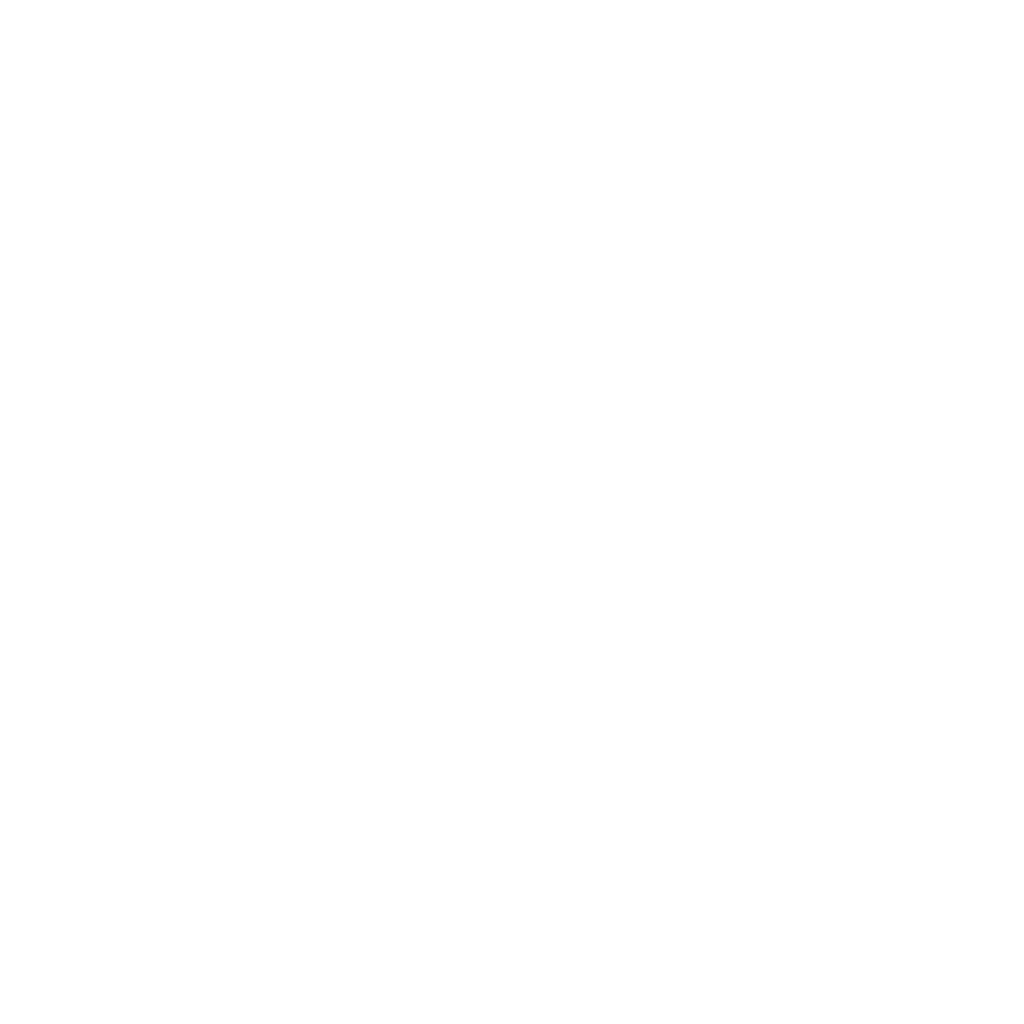
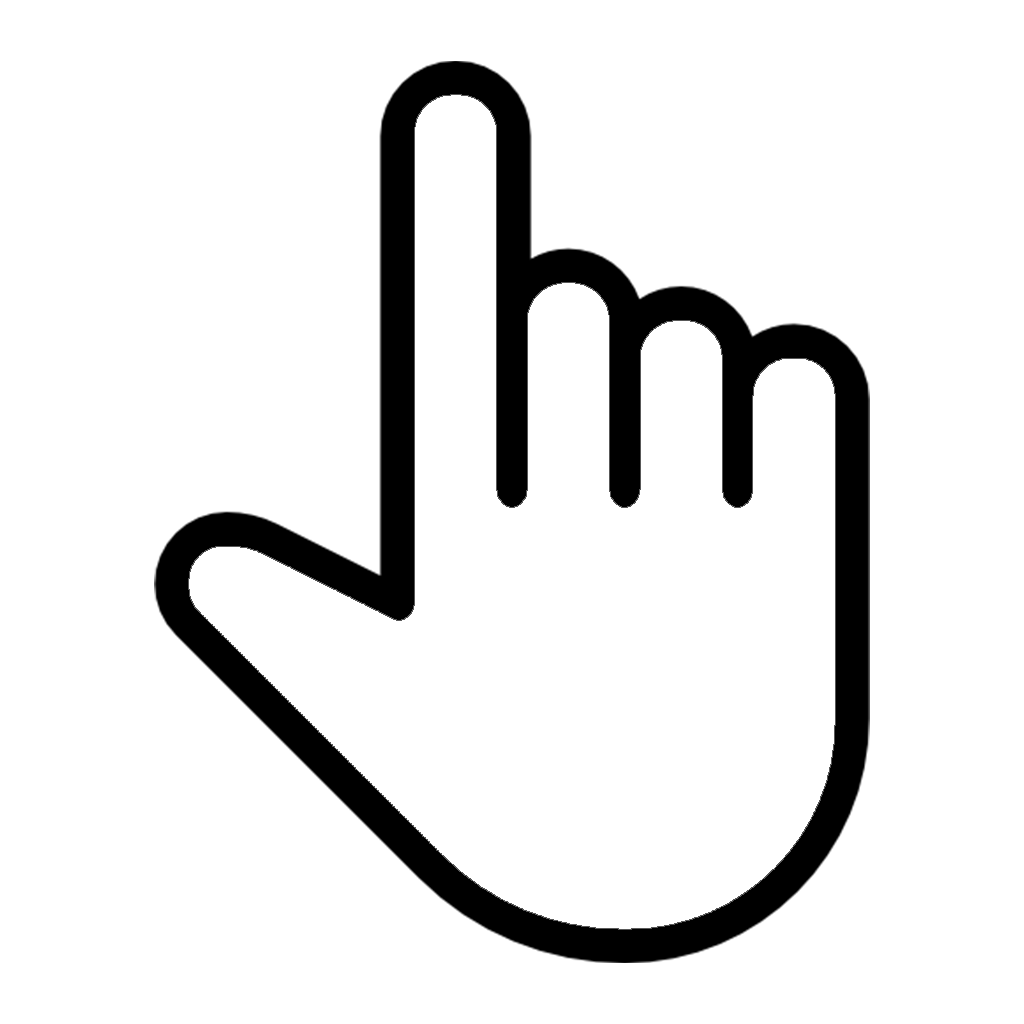
Layer changes from the first 1024 x 1024 image to the second:
added layer "select" above "Livello 2" over [154,61,870,963]
hid "Livello 2" over [154,329,870,963]
